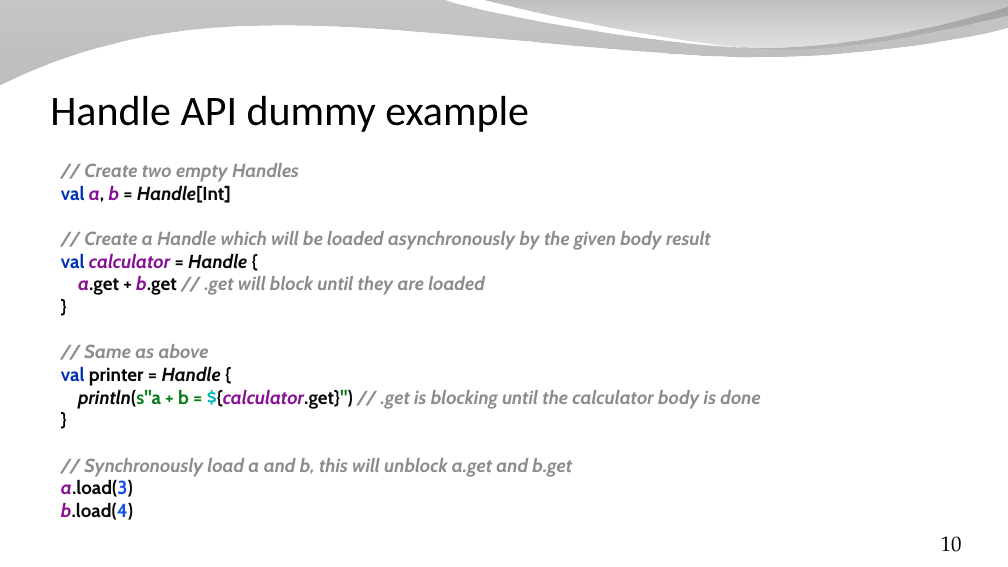
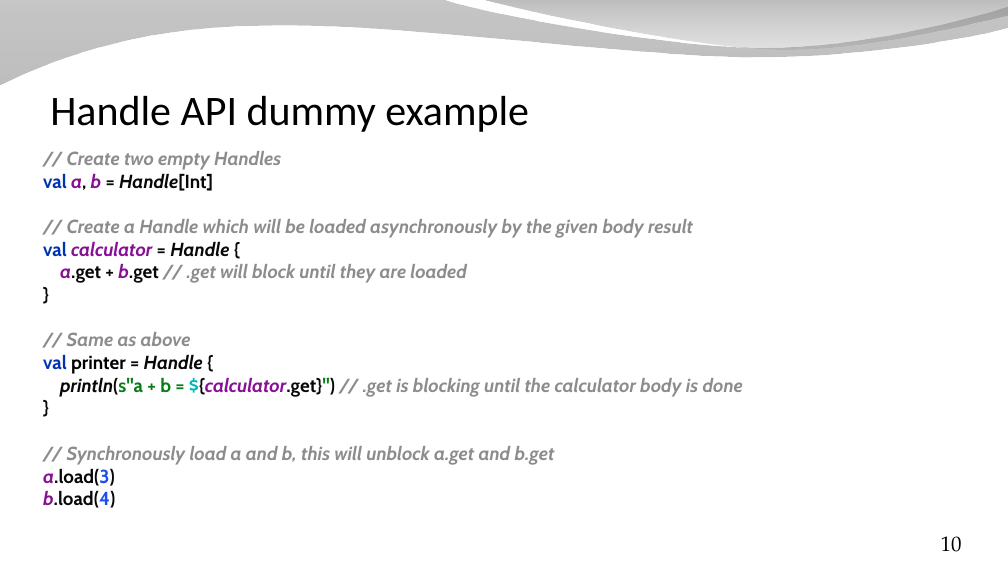
Before and after one commit to SpinalHDL/SpinalDoc, a slide deck: slide 10 of presentation/en/workshop/saxonsoc.odp. Drawn at 1008x567 pixels with LibreOffice and Linux fonts; fonts in the diff are those of the drawing; background and template pictures are left out. Boxes give left, top, right and bottom in pixels: in the first picture for what was removed or moved away, otherwise in the second. Text is boxed around its words. In the diff, an @@ line names an element or a change of style, - is before the commit and + after.

```diff
--- a/presentation/en/workshop/saxonsoc.odp
+++ b/presentation/en/workshop/saxonsoc.odp
@@ text "// Create two empty Handles": place and size @@
-text "// Create two empty Handles" at <box>61,163,760,520</box>
+text "// Create two empty Handles" at <box>43,151,743,508</box>
```
Also in this commit, not shown: 1 other slide changed, 9 other files.
